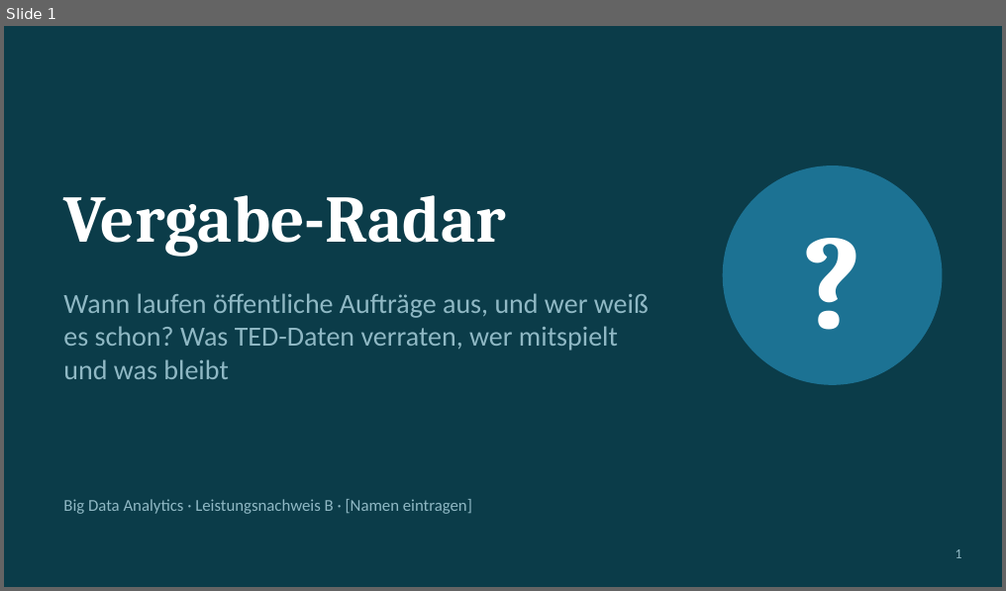
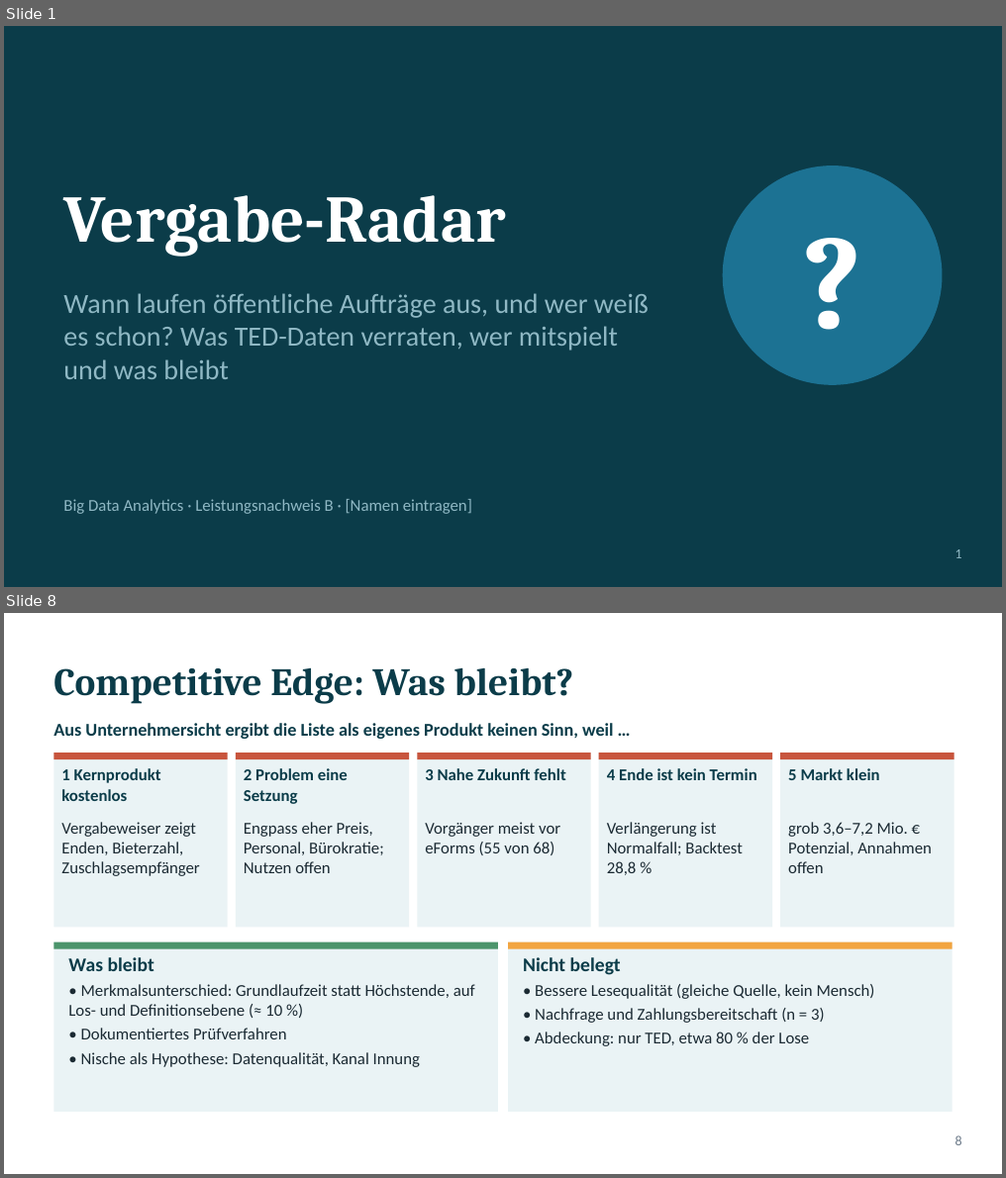
Before and after one commit to ludwigrichthammer9-web/vergabe_radar, a slide deck: docs/vortrag/vortrag_vergabe_radar.pptx. Shown one above the other, each under a label of ours: slide 1 before the commit, slides 1 and 8 after it; the slides between them are not shown. The pictures are 1006x591 and 1006x1178 pixels, drawn with LibreOffice and Linux fonts; fonts in the diff are those of the drawing. Boxes give left, top, right and bottom in pixels: in the first picture for what was removed or moved away, otherwise in the second. Text is boxed around its words. In the diff, an @@ line names an element or a change of style, - is before the commit and + after.

```diff
--- a/docs/vortrag/vortrag_vergabe_radar.pptx
+++ b/docs/vortrag/vortrag_vergabe_radar.pptx
@@ slide 8 added at (4, 613, 1002, 1174), background #FFFFFF @@
@@ title added at (54, 667, 574, 704), 28 pt, text #0B3C49, bold @@
+Competitive Edge: Was bleibt?
@@ text added at (54, 723, 613, 739), 13 pt, text #0B3C49, bold @@
+Aus Unternehmersicht ergibt die Liste als eigenes Produkt keinen Sinn, weil …
@@ rectangle added at (54, 753, 228, 928), fill #EAF3F5 @@
@@ rectangle added at (54, 753, 228, 760), fill #C8553D @@
@@ rectangle added at (236, 753, 409, 928), fill #EAF3F5 @@
@@ rectangle added at (236, 753, 409, 760), fill #C8553D @@
@@ rectangle added at (417, 753, 591, 928), fill #EAF3F5 @@
@@ rectangle added at (417, 753, 591, 760), fill #C8553D @@
@@ rectangle added at (599, 753, 772, 928), fill #EAF3F5 @@
@@ rectangle added at (599, 753, 772, 760), fill #C8553D @@
@@ rectangle added at (780, 753, 954, 928), fill #EAF3F5 @@
@@ rectangle added at (780, 753, 954, 760), fill #C8553D @@
@@ text added at (61, 768, 161, 801), 12 pt, text #0B3C49, bold @@
+1 Kernprodukt kostenlos
@@ text added at (244, 768, 348, 804), 12 pt, text #0B3C49, bold @@
+2 Problem eine Setzung
@@ text added at (425, 768, 565, 780), 12 pt, text #0B3C49, bold @@
+3 Nahe Zukunft fehlt
@@ text added at (607, 768, 757, 780), 12 pt, text #0B3C49, bold @@
+4 Ende ist kein Termin
@@ text added at (788, 768, 880, 780), 12 pt, text #0B3C49, bold @@
+5 Markt klein
@@ text added at (61, 822, 199, 876), 12 pt, text #1B2A33 @@
+Vergabeweiser zeigt Enden, Bieterzahl, Zuschlagsempfänger
@@ text added at (244, 822, 384, 873), 12 pt, text #1B2A33 @@
+Engpass eher Preis, Personal, Bürokratie; Nutzen offen
@@ text added at (425, 822, 560, 856), 12 pt, text #1B2A33 @@
+Vorgänger meist vor eForms (55 von 68)
@@ text added at (607, 822, 743, 875), 12 pt, text #1B2A33 @@
+Verlängerung ist Normalfall; Backtest 28,8 %
@@ text added at (788, 822, 932, 873), 12 pt, text #1B2A33 @@
+grob 3,6–7,2 Mio. € Potenzial, Annahmen offen
@@ rectangle added at (54, 943, 498, 1112), fill #EAF3F5 @@
@@ rectangle added at (54, 943, 498, 950), fill #4C956C @@
@@ text added at (68, 958, 475, 1067), 12 pt, text #1B2A33 @@
+Was bleibt
+• Merkmalsunterschied: Grundlaufzeit statt Höchstende, auf Los- und Definitionsebene (≈ 10 %)
+• Dokumentiertes Prüfverfahren
+• Nische als Hypothese: Datenqualität, Kanal Innung
@@ rectangle added at (508, 943, 952, 1112), fill #EAF3F5 @@
@@ rectangle added at (508, 943, 952, 950), fill #F2A541 @@
@@ text added at (523, 958, 875, 1047), 12 pt, text #1B2A33 @@
+Nicht belegt
+• Bessere Lesequalität (gleiche Quelle, kein Mensch)
+• Nachfrage und Zahlungsbereitschaft (n = 3)
+• Abdeckung: nur TED, etwa 80 % der Lose
@@ text added at (955, 1136, 962, 1146), 10 pt, text #6C7A89 @@
+8
```
Also in this commit, not shown: 8 slides changed, 2 other slides added, 3 slides removed, 1 other file.
